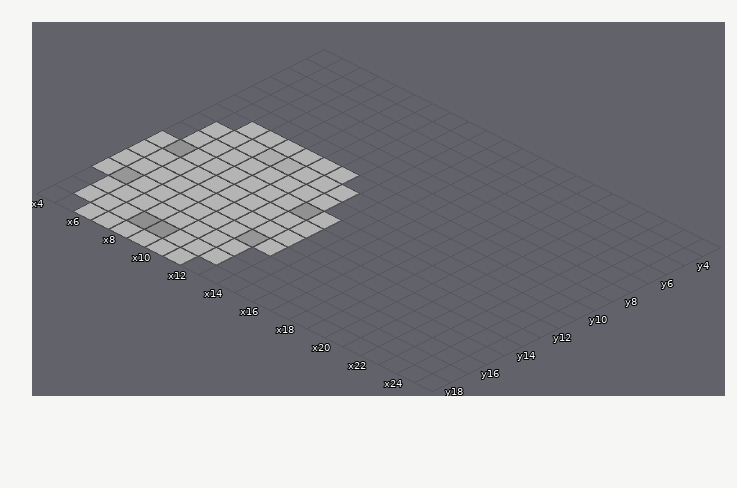
Two states of a Tiled map, feng-zhi/assets/maps/mountain_gate/maps/mountain_gate_day.tmx. The picture above is the old version.
Cells are 64x32 px. Isometric: x runs down to the right, y down to the left. Shown: x 4..25, y 3..18. The old version is drawn lined up with the new one.
After the commit:
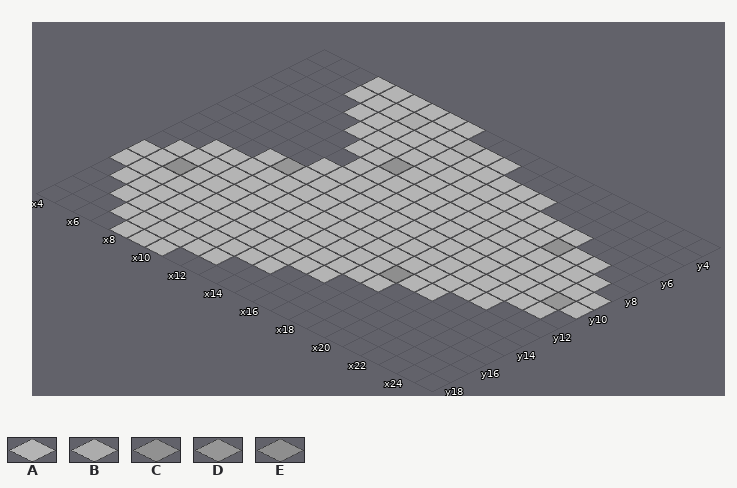
Key: from "mountain_gate_ground_tiles": A 0, B 5, C 6, D 9, E 10.
_ is an empty cell.
Change:
map size 16x16 -> 32x28 cells (old content now starts at 1,6; both pictures use the new coordinates)
Layer "Ground":
Tile A now appears in row 3 at x 7 to 12; in row 4 at x 7 to 15; in row 5 at x 8 to 18; in row 6 at x 9 to 21; in row 7 at x 10 to 23; in row 8 at x 11 to 24.
Tile A now appears in row 9 at x 12 to 25; in row 10 at x 13 to 25; in row 11 at x 13 to 24; in row 12 at x 14 to 22; in row 13 at x 14 to 20; in row 14 at x 14 to 18.
Tile A now appears in row 15 at x 14 to 16; in row 16 at x 13 to 14.
The author cleared tile A in row 9 at x 6 to 9; in row 10 at x 5 to 7; in row 11 at x 5; in row 12 at x 4; in row 15 at x 4; in row 16 at x 5.
The author cleared tile A in row 17 at x 5 to 6; in row 18 at x 6 to 7 and 11.
Layer "Terrain":
Tile B now appears in row 4 at x 10 and 13.
Tile C now appears in row 7 at x 12 and 21.
The author changed tile B to tile D in row 10 at x 9.
Tile D now appears in row 10 at x 24.
Tile E now appears in row 13 at x 6 and 18.
The author cleared tile B in row 10 at x 8.
The author cleared tile C in row 12 at x 5 and 12.
The author cleared tile D in row 15 at x 5 and 12.
The author cleared tile E in row 17 at x 8 to 9.
Boxes around the changes in both pictures, in picture pixels (x1, y1, x2, y2):
changed: (72, 76, 612, 319)
